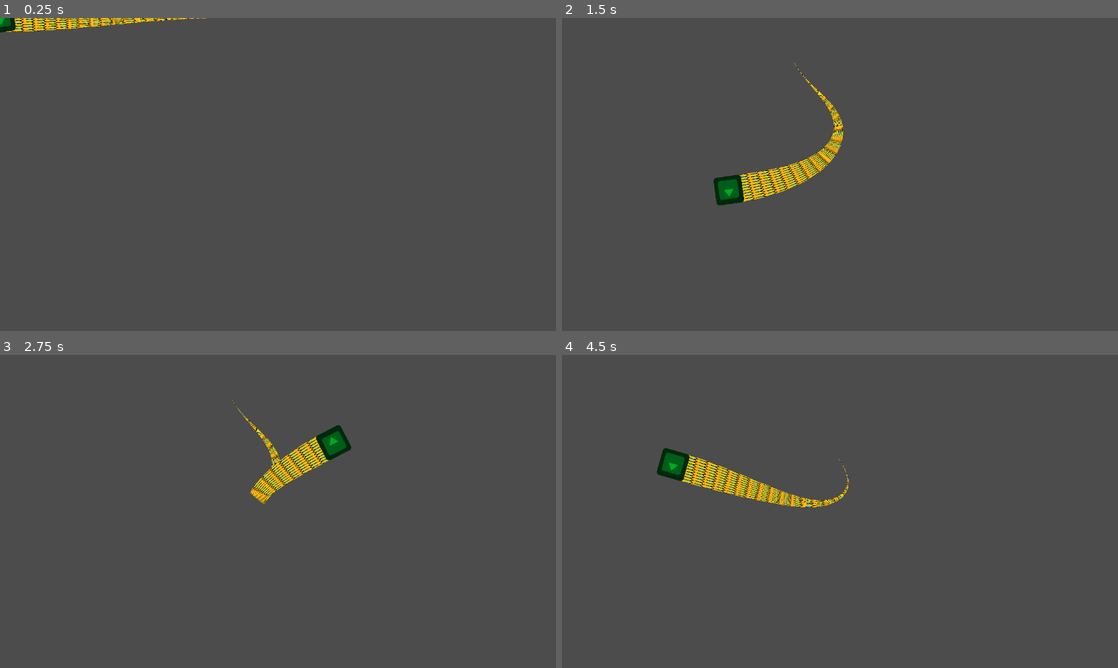
Above: before the commit, frames 1-4 (two rows, left to right).
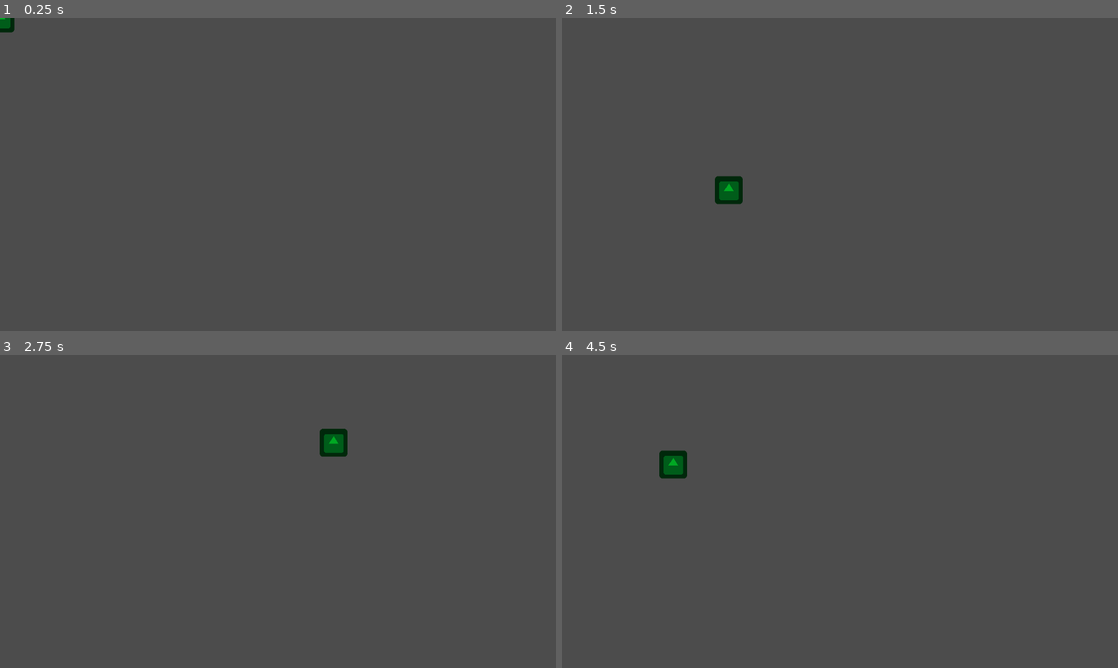
Above: after the commit, the same moments.

Repository: Bumfuzzle91/snake-game
Game: Godot game, scene res://snake/snake.tscn
The game is run twice, just before and just after one commit, with the same random seed, the same clock (stepped at 60 frames per second) and the same inputs. The engine's default icon, where the game draws it, is replaced by a stand-in: a white triangle on a blue panel in a dark square.
Inputs (mouse positions are in pixels of both pictures, inside the frame that each line leads up to):
- Up to frame 1 (0.25 s): no input
- Up to frame 2 (1.5 s): tap Enter at 0.5 s; move the mouse to (962, 158) at 0.52 s; tap Space at 1.25 s; move the mouse to (728, 190) at 1.27 s
- Up to frame 3 (2.75 s): tap Enter at 2 s; move the mouse to (333, 442) at 2.02 s
- Up to frame 4 (4.5 s): tap Space at 2.75, 4.25 s; move the mouse to (812, 574) at 2.77 s; tap Enter at 3.5 s; move the mouse to (1006, 558) at 3.52 s; move the mouse to (673, 464) at 4.27 s

The runs differ from the first frame. In frame 1, 0.8% of the frame differs, in the area x 0-38%, y 0-5%; in frame 2, 1.7%; in frame 3, 1.5%; in frame 4, 1.7%, in the area x 17-52%, y 29-49%.

Commit message:
Rearanged snake scene. Body is now its own node, with the actual polygons, path, and head as children. Scripts and references have not been cleaned up

Diff:
--- a/src/snake/snake.tscn
+++ b/src/snake/snake.tscn
@@ -1,16 +1,12 @@
-[gd_scene load_steps=8 format=2]
+[gd_scene load_steps=4 format=2]
 
 [ext_resource path="res://icon.png" type="Texture" id=1]
 [ext_resource path="res://snake/snake.gd" type="Script" id=2]
-[ext_resource path="res://snake/snake_body.gd" type="Script" id=3]
-[ext_resource path="res://snake/path/snake_path.tscn" type="PackedScene" id=4]
-[ext_resource path="res://snake/textures/scales.png" type="Texture" id=5]
 
-[sub_resource type="Curve" id=1]
-_data = [ Vector2( 0, 1 ), 0.0, 0.0, 0, 0, Vector2( 1, 0 ), 0.0, 0.0, 0, 0 ]
-
-[sub_resource type="CurveTexture" id=2]
-curve = SubResource( 1 )
+[sub_resource type="Curve2D" id=1]
+_data = {
+"points": PoolVector2Array(  )
+}
 
 [node name="Snake" type="Node2D"]
 script = ExtResource( 2 )
@@ -18,13 +14,18 @@
 "_edit_group_": true
 }
 
-[node name="Body" type="Polygon2D" parent="."]
-script = ExtResource( 3 )
-scale_texture = ExtResource( 5 )
-distort_curve_texture = SubResource( 2 )
+[node name="Body" type="Node2D" parent="."]
+__meta__ = {
+"_edit_group_": true
+}
 
-[node name="SnakePath" parent="Body" instance=ExtResource( 4 )]
+[node name="Path2D" type="Path2D" parent="Body"]
+curve = SubResource( 1 )
 
-[node name="Head" type="Sprite" parent="."]
+[node name="PathFollow2D" type="PathFollow2D" parent="Body/Path2D"]
+
+[node name="PseudoMesh" type="Node2D" parent="Body"]
+
+[node name="Head" type="Sprite" parent="Body"]
 self_modulate = Color( 0.00392157, 0.666667, 0.141176, 1 )
 texture = ExtResource( 1 )
